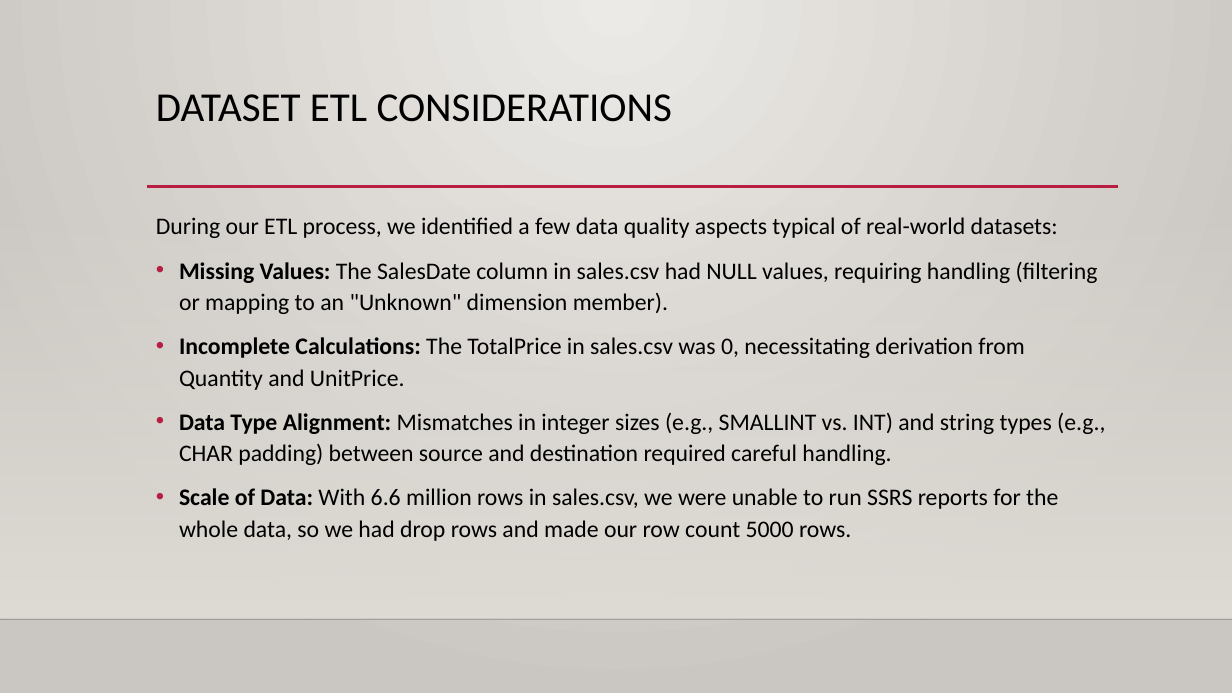
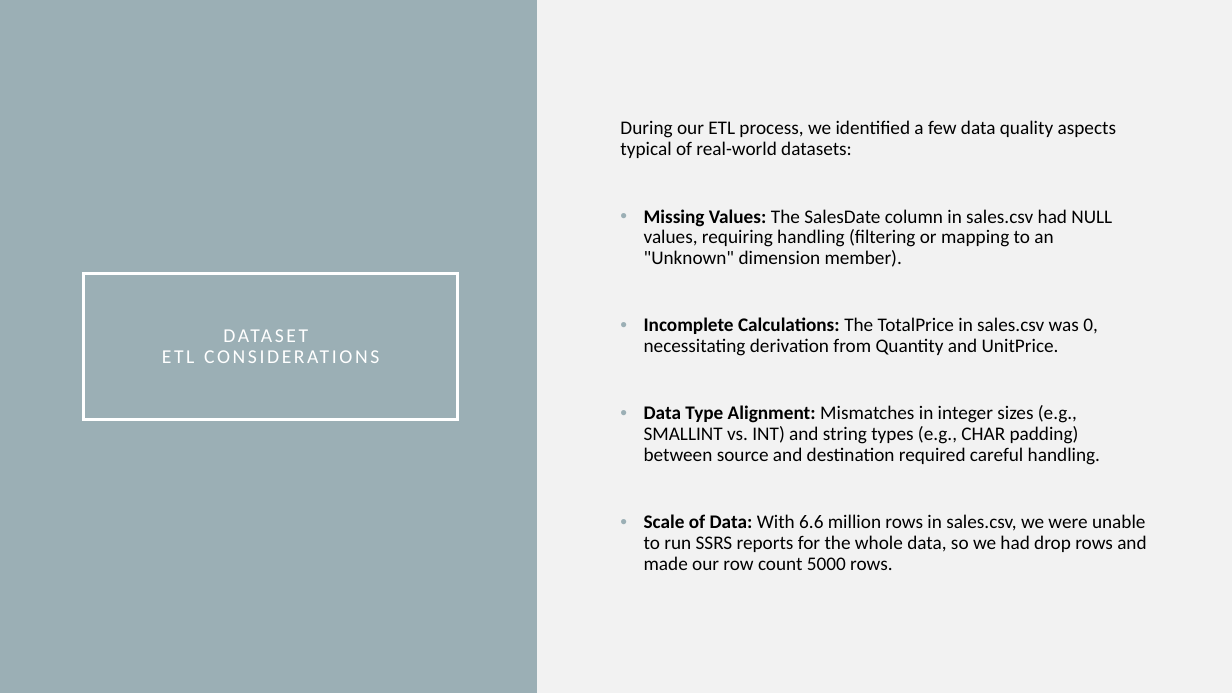
Before and after one commit to bimalbiju0413/Data_Storage_Solutions, a slide deck: slide 3 of Presentation/Data Storage Solutions.pptx. Drawn at 1232x693 pixels with LibreOffice and Linux fonts; fonts in the diff are those of the drawing; background and template pictures are left out. Boxes give left, top, right and bottom in pixels: in the first picture for what was removed or moved away, otherwise in the second. Text is boxed around its words. In the diff, an @@ line names an element or a change of style, - is before the commit and + after.

```diff
--- a/Presentation/Data Storage Solutions.pptx
+++ b/Presentation/Data Storage Solutions.pptx
@@ background gradient #ECEAE7 to #CAC7C1 to #9BAFB5 @@
@@ rectangle added at (537,0,1232,693), fill #F2F2F2 @@
@@ text "During our ETL process, we ...": place and size @@
-text "During our ETL process, we ..." at (156,217,1105,541)
+text "During our ETL process, we ..." at (620,120,1146,570)
@@ text "During our ETL process, we ..." at (620,120,1146,570): size 18.5 to 15 pt; line spacing 1.1 to 0.9; bullet colour #B71E42 to #9BAFB5; vertical alignment top to middle @@
@@ rectangle removed at (0,204,1232,619) @@
@@ line removed from (147, 187) to (1118, 187) @@
@@ title "DATASET ETL CONSIDERATIONS": place and size @@
-title "DATASET ETL CONSIDERATIONS" at (156,94,672,122)
+title "DATASET ETL CONSIDERATIONS" at (84,274,458,420)
@@ title "DATASET ETL CONSIDERATIONS" at (84,274,458,420): size 32 to 15.3 pt, text colour #000000 to #FFFFFF, letter spacing 0 to 2 pt; alignment left to centre; vertical alignment top to middle; outline none to #FFFFFF 2.5 pt @@
@@ line removed from (0, 619) to (1232, 619) @@
```
Also in this commit, not shown: 9 other slides changed, 4 slides added.
